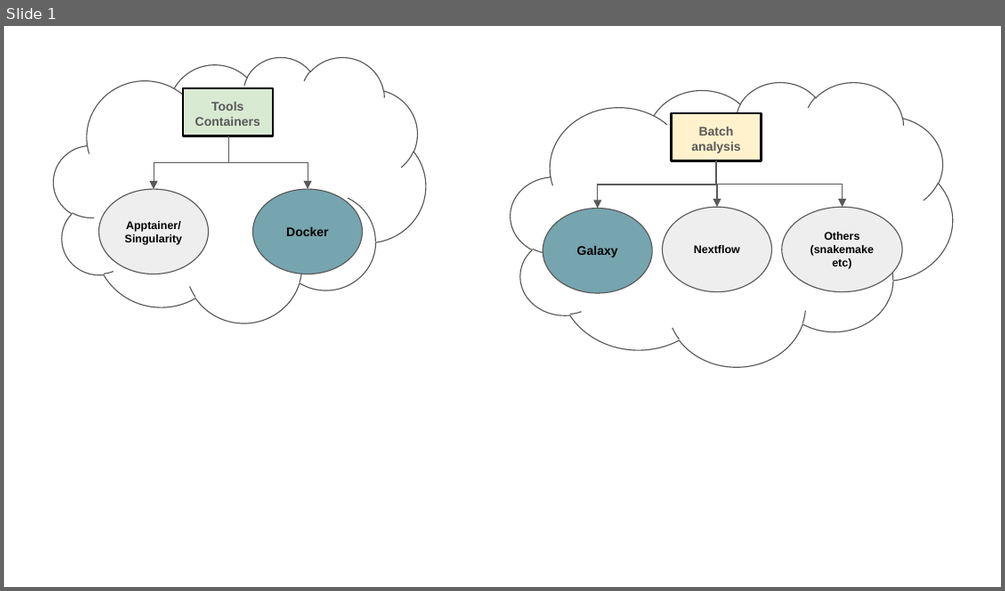
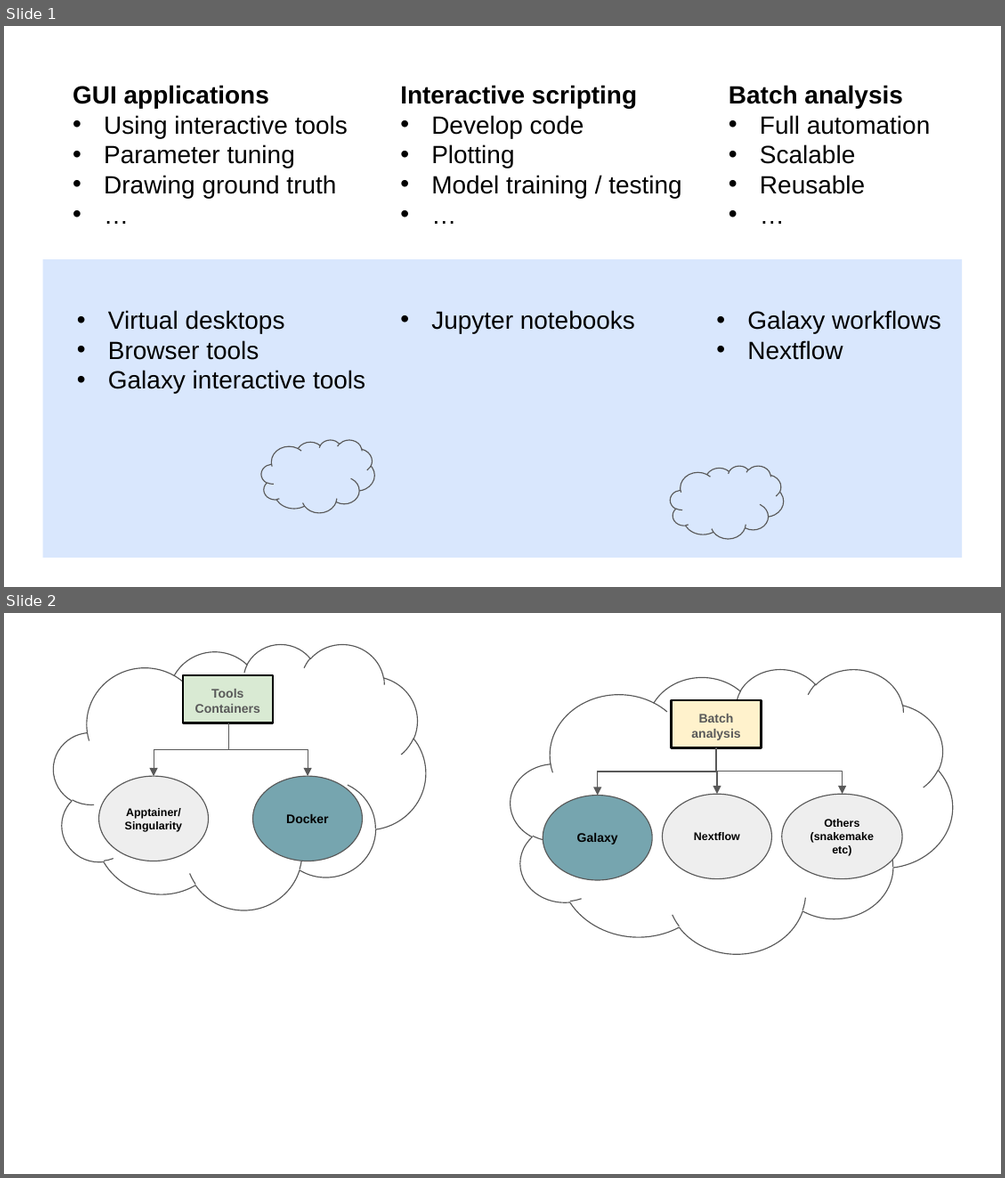
Before and after one commit to NEUBIAS/training-resources, a slide deck: figures/resources/cloud/cloud-course.pptx. Shown one above the other, each under a label of ours: slide 1 before the commit, slides 1 and 2 after it. The pictures are 1005x591 and 1005x1178 pixels, drawn with LibreOffice and Linux fonts; fonts in the diff are those of the drawing. Boxes give left, top, right and bottom in pixels: in the first picture for what was removed or moved away, otherwise in the second. Text is boxed around its words. In the diff, an @@ line names an element or a change of style, - is before the commit and + after.

```diff
--- a/figures/resources/cloud/cloud-course.pptx
+++ b/figures/resources/cloud/cloud-course.pptx
@@ slide 1 added at <box>4,26,1001,587</box>, background #FFFFFF @@
@@ text added at <box>73,85,348,198</box>, 18 pt, text #000000 @@
+GUI applications
+• Using interactive tools
+• Parameter tuning
+• Drawing ground truth
+• …
@@ text added at <box>400,85,681,198</box>, 18 pt, text #000000 @@
+Interactive scripting
+• Develop code
+• Plotting
+• Model training / testing
+• …
@@ text added at <box>728,85,930,194</box>, 18 pt, text #000000 @@
+Batch analysis
+• Full automation
+• Scalable
+• Reusable
+• …
@@ rectangle added at <box>43,259,962,557</box>, fill #D9E7FD @@
@@ text added at <box>108,310,365,393</box>, 18 pt, text #000000 @@
+• Virtual desktops
+• Browser tools
+• Galaxy interactive tools
@@ text added at <box>431,310,635,333</box>, 18 pt, text #000000 @@
+• Jupyter notebooks
@@ text added at <box>747,310,941,360</box>, 18 pt, text #000000 @@
+• Galaxy workflows
+• Nextflow
@@ cloud added at <box>261,440,375,513</box>, outline #595959 0.75 pt @@
@@ cloud added at <box>670,466,784,539</box>, outline #595959 0.75 pt @@
@@ what was slide 1 is now slide 2 @@
```
Also in this commit, not shown: 1 other file.
